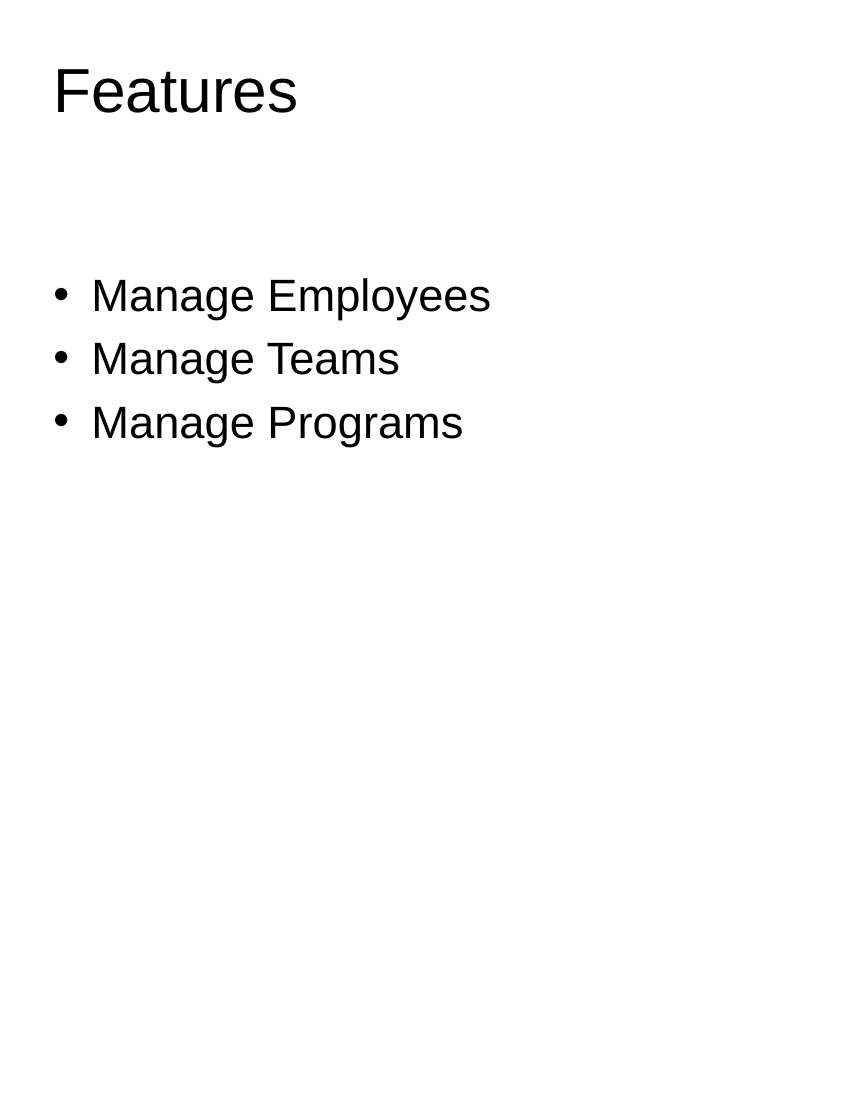
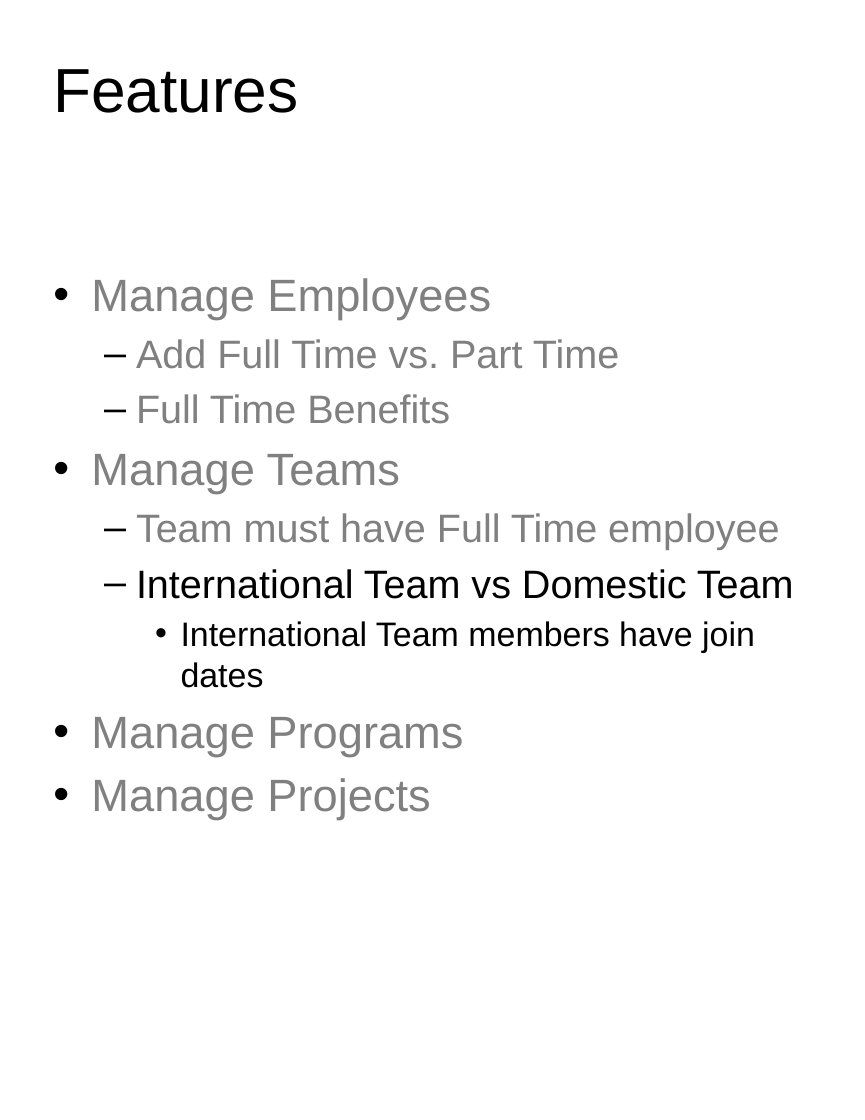
Before and after one commit to KurtWAndrews/batch-app-manager, a slide deck: slide 3 of SAMS/trunk/project_documents/SAMS.pptx. Drawn at 865x1120 pixels with LibreOffice and Linux fonts; fonts in the diff are those of the drawing. Boxes give left, top, right and bottom in pixels: in the first picture for what was removed or moved away, otherwise in the second. Text is boxed around its words. In the diff, an @@ line names an element or a change of style, - is before the commit and + after.

Commit message:
Edited International Team constructor. Edited documentation files.

```diff
--- a/SAMS/trunk/project_documents/SAMS.pptx
+++ b/SAMS/trunk/project_documents/SAMS.pptx
@@ text at <box>91,278,491,758</box>: text colour #000000 to #808080 in "Manage Employees", "Manage Teams", "Manage Programs" @@
@@ text at <box>136,339,619,424</box>: paragraphs added @@
+  – Add Full Time vs. Part Time
+  – Full Time Benefits
@@ text at <box>136,513,794,688</box>: paragraphs added @@
+  – Team must have Full Time employee
+  – International Team vs Domestic Team
+    • International Team members have join dates
@@ text at <box>91,778,430,821</box>: paragraph added @@
+• Manage Projects
```
Also in this commit, not shown: 1 slide added, 3 other files.
